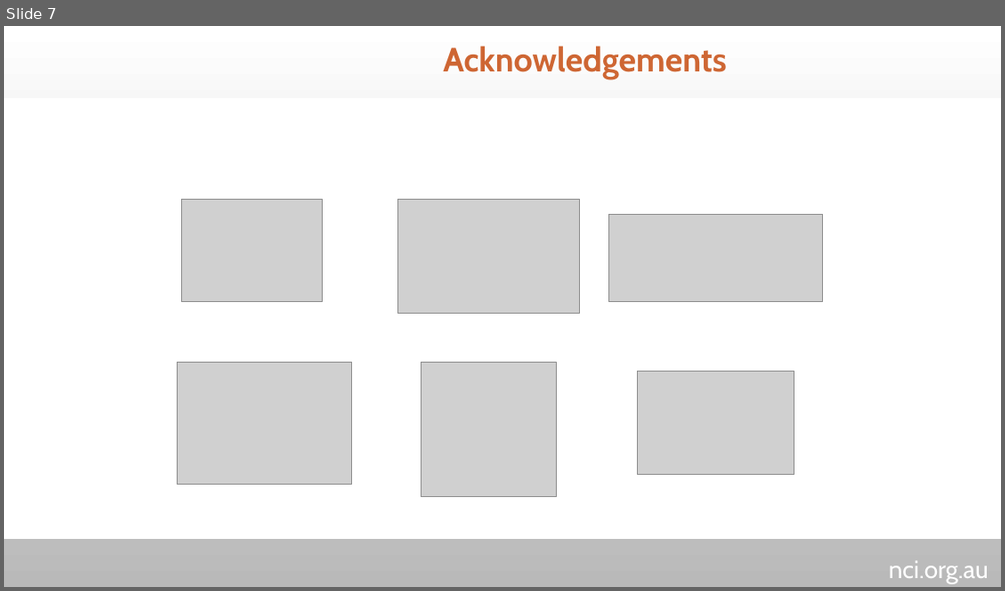
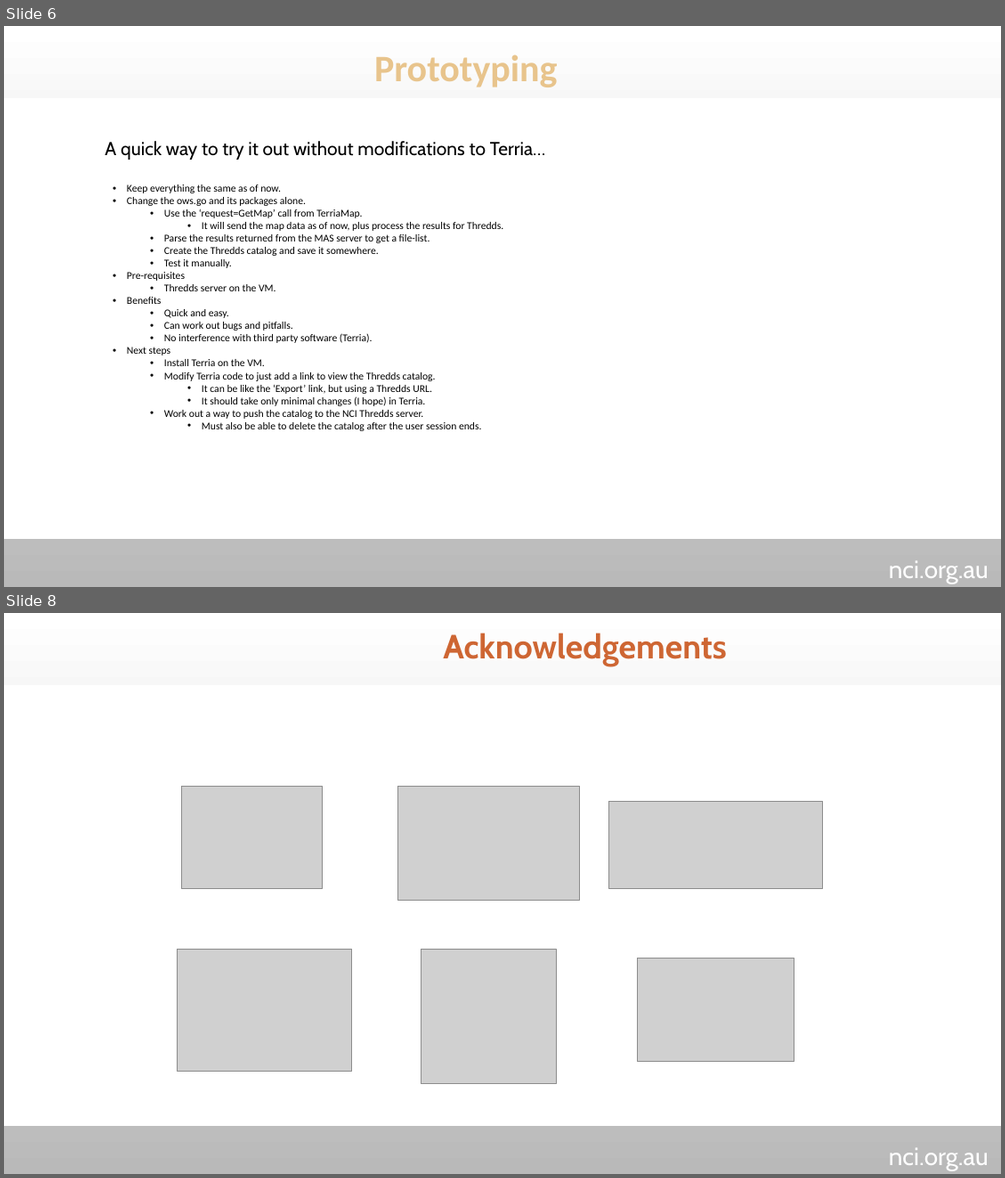
Before and after one commit to nci/gsky, a slide deck: Documents/ows/GSKY-Thredds_Integration.pptx. Shown one above the other, each under a label of ours: slide 7 before the commit, slides 6 and 8 after it; the slides between them are not shown. The pictures are 1005x591 and 1005x1178 pixels, drawn with LibreOffice and Linux fonts; fonts in the diff are those of the drawing; grey boxes stand for pictures; background and template pictures are left out. Boxes give left, top, right and bottom in pixels: in the first picture for what was removed or moved away, otherwise in the second. Text is boxed around its words. In the diff, an @@ line names an element or a change of style, - is before the commit and + after.

Commit message:
Terria with GSKY Documentation

```diff
--- a/Documents/ows/GSKY-Thredds_Integration.pptx
+++ b/Documents/ows/GSKY-Thredds_Integration.pptx
@@ slide 6 added at box(4, 26, 1001, 587), background picture (left out); not listed: 2 template elements that a slide beside it also shows @@
@@ text added at box(374, 54, 558, 87), 36 pt, text #E8C48C, bold @@
+Prototyping
@@ text added at box(105, 141, 545, 160), 18 pt, text #000000 @@
+A quick way to try it out without modifications to Terria…
@@ text added at box(127, 184, 503, 431), 10 pt, text #000000 @@
+• Keep everything the same as of now.
+• Change the ows.go and its packages alone.
+  • Use the ‘request=GetMap’ call from TerriaMap.
+    • It will send the map data as of now, plus process the results for Thredds.
+  • Parse the results returned from the MAS server to get a file-list.
+  • Create the Thredds catalog and save it somewhere.
+  • Test it manually.
+• Pre-requisites
+  • Thredds server on the VM.
+• Benefits
+  • Quick and easy.
+  • Can work out bugs and pitfalls.
+  • No interference with third party software (Terria).
+• Next steps
+  • Install Terria on the VM.
+  • Modify Terria code to just add a link to view the Thredds catalog.
+    • It can be like the ‘Export’ link, but using a Thredds URL.
+    • It should take only minimal changes (I hope) in Terria.
+  • Work out a way to push the catalog to the NCI Thredds server.
+    • Must also be able to delete the catalog after the user session ends.
@@ what was slide 7 is now slide 8 @@
```
Also in this commit, not shown: 5 slides changed.
